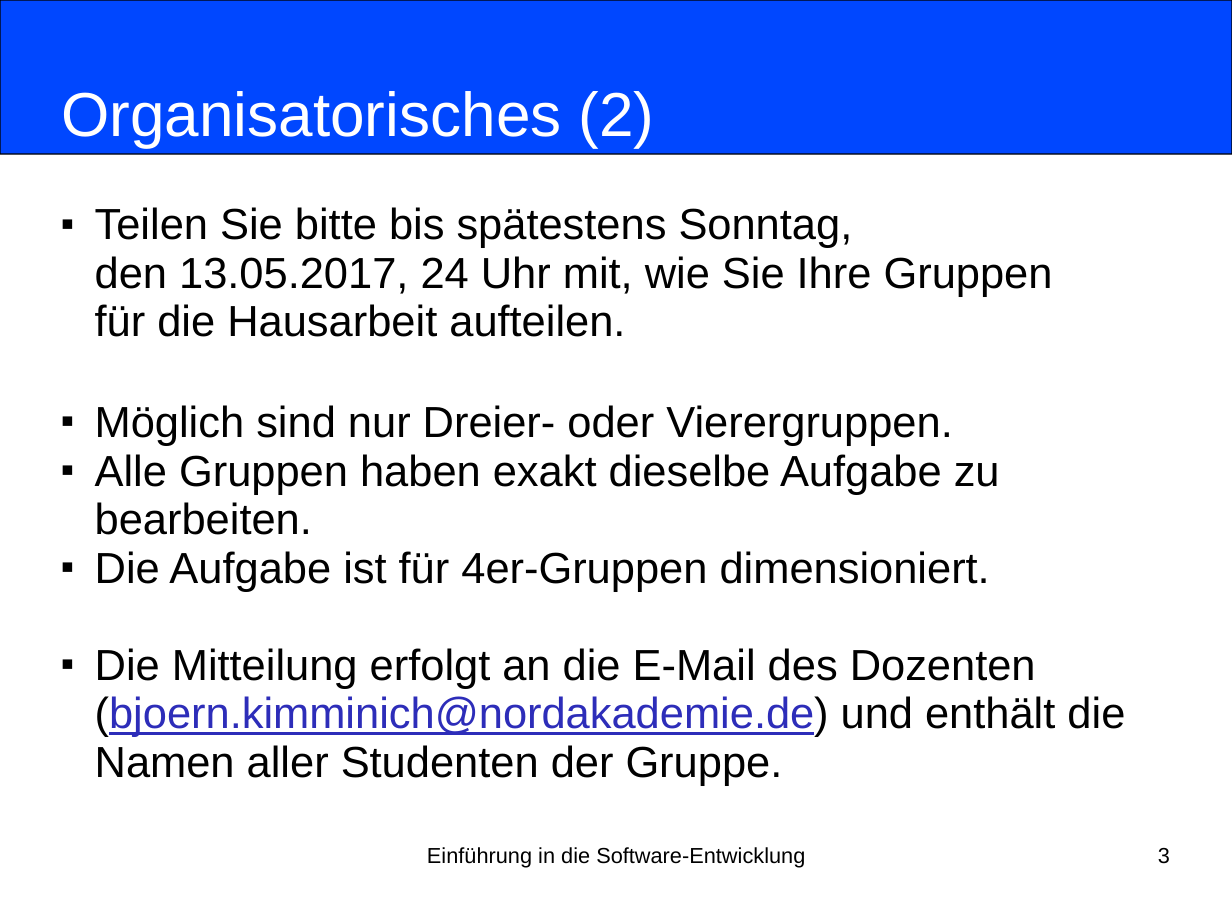
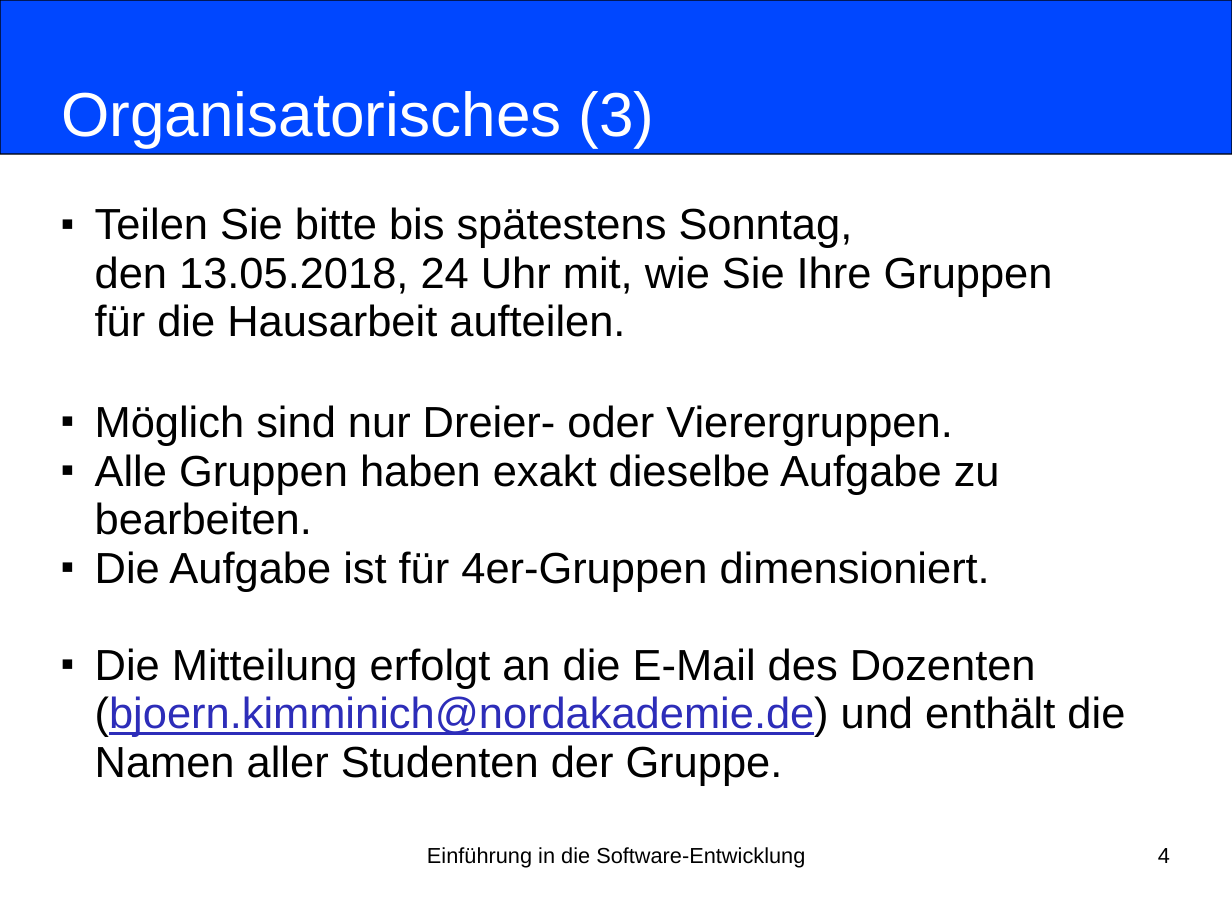
Before and after one commit to nordakademie-einfuehrung-java/vorlesungsskript, a slide deck: slide 4 of folien/Semester_04_Termin_01_Kapitel09.pptx (slide 3 before the commit). Drawn at 1232x924 pixels with LibreOffice and Linux fonts; fonts in the diff are those of the drawing. Boxes give left, top, right and bottom in pixels: in the first picture for what was removed or moved away, otherwise in the second. Text is boxed around its words. In the diff, an @@ line names an element or a change of style, - is before the commit and + after.

```diff
--- a/folien/Semester_04_Termin_01_Kapitel09.pptx
+++ b/folien/Semester_04_Termin_01_Kapitel09.pptx
@@ title at box(62, 91, 655, 148): text changed @@
-Organisatorisches (2)
+Organisatorisches (3)
@@ subtitle at box(95, 207, 1053, 337): text changed @@
-■ Teilen Sie bitte bis spätestens Sonntag,
-  den 13.05.2017, 24 Uhr mit, wie Sie Ihre Gruppen
-  für die Hausarbeit aufteilen.
+■ Teilen Sie bitte bis spätestens Sonntag,
+  den 13.05.2018, 24 Uhr mit, wie Sie Ihre Gruppen
+  für die Hausarbeit aufteilen.
@@ page number at box(1158, 848, 1170, 863): text changed @@
-3
+4
```
Also in this commit, not shown: 1 other slide changed, 1 slide added, 1 other file.
